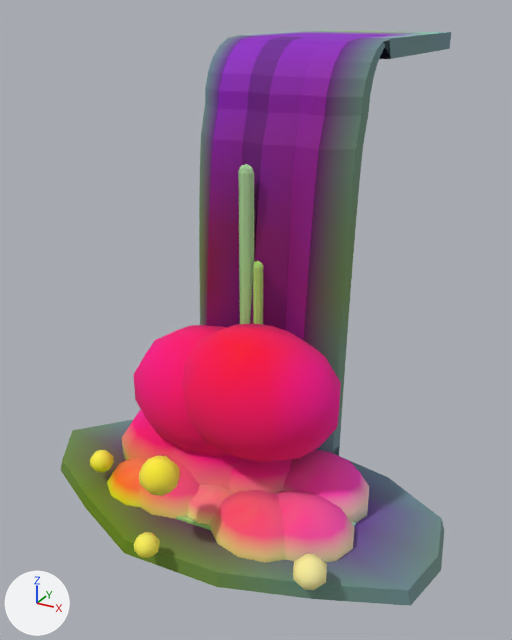
An edit to the glTF model ArtSource/Exports/Environment/Waterfall_Small.glb, drawn before and after from the same camera.
Camera for both pictures: a camera (50 mm lens) standing at (1.72, -3.63, 2.54) and looking at (-0.08, -0.36, 0.9). Every picture has the same lights, and +X, +Y and +Z are marked at lower left. The picture after the commit comes second. Vertices at exactly the same position are counted once.

Script lines for the objects in view, before the commit:
```python
me_waterfall_small = bpy.data.meshes.new('Waterfall_Small')
me_waterfall_small.from_pydata(...)  # 1476 vertices, 2860 faces; spans x -1.26..1.2, y -1.53..1.28, z -0.06..2.4
# faces by material slot: [144, 580, 296, 1552, 288]
me_waterfall_small.materials.append(mat_m_env_water)
me_waterfall_small.materials.append(mat_m_env_waterdeep)
me_waterfall_small.materials.append(mat_m_env_waterlight)
me_waterfall_small.materials.append(mat_m_env_foam)
me_waterfall_small.materials.append(mat_m_env_mist)
ob_waterfall_small = bpy.data.objects.new('Waterfall_Small', me_waterfall_small)
ob_waterfall_small.location = (0.0, 0.0, 0.0)
```
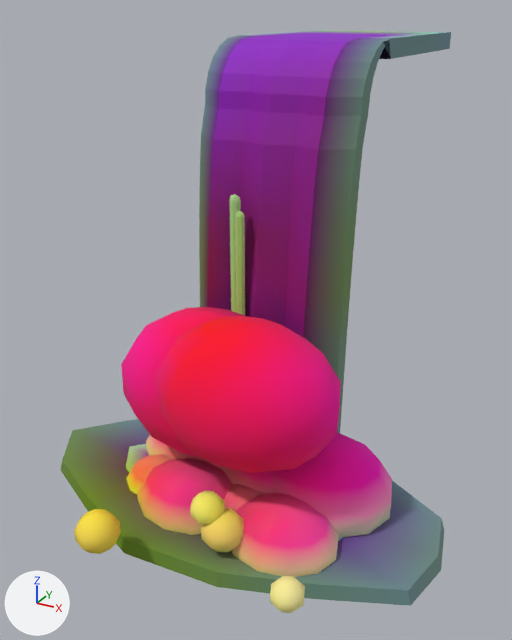
Where the change shows, as pixel boxes (x1, y1, x2, y2) in the pictures (512 x 640 px; the box of a moved part takes in the faces that stretch with it):
'Waterfall_Small', reshaped
    before: (61, 30, 451, 606)
    after: (61, 30, 451, 613)
part 1 of me_waterfall_small, moved or reshaped
    before: (253, 261, 263, 325)
    after: (229, 194, 241, 312)
part 2 of me_waterfall_small, moved or reshaped
    before: (238, 164, 254, 324)
    after: (234, 211, 245, 315)
part 3 of me_waterfall_small, moved or reshaped
    before: (122, 410, 175, 460)
    after: (146, 435, 167, 455)
part 4 of me_waterfall_small, moved or reshaped
    before: (171, 445, 241, 490)
    after: (165, 445, 226, 471)
part 5 of me_waterfall_small, moved or reshaped
    before: (230, 458, 293, 493)
    after: (224, 468, 274, 494)
part 6 of me_waterfall_small, moved or reshaped
    before: (283, 450, 369, 523)
    after: (271, 432, 392, 538)
part 7 of me_waterfall_small, moved or reshaped
    before: (107, 457, 147, 507)
    after: (126, 454, 174, 494)
part 8 of me_waterfall_small, moved or reshaped
    before: (137, 457, 200, 519)
    after: (137, 458, 233, 535)
part 9 of me_waterfall_small, moved or reshaped (not visible afterwards)
    before: (187, 485, 234, 525)
part 10 of me_waterfall_small, moved or reshaped
    before: (209, 490, 286, 563)
    after: (224, 484, 265, 512)
part 11 of me_waterfall_small, moved or reshaped
    before: (276, 490, 355, 563)
    after: (231, 493, 339, 577)
part 12 of me_waterfall_small, moved or reshaped
    before: (139, 456, 180, 496)
    after: (74, 509, 121, 554)
part 13 of me_waterfall_small, moved or reshaped
    before: (134, 532, 160, 558)
    after: (201, 507, 244, 553)
part 14 of me_waterfall_small, moved or reshaped
    before: (293, 554, 327, 590)
    after: (270, 576, 305, 613)
part 15 of me_waterfall_small, moved or reshaped
    before: (90, 450, 114, 472)
    after: (190, 491, 225, 525)
part 16 of me_waterfall_small, moved or reshaped
    before: (133, 325, 230, 456)
    after: (121, 307, 245, 458)
part 17 of me_waterfall_small, moved or reshaped
    before: (181, 323, 341, 462)
    after: (155, 316, 341, 473)
part 18 of me_waterfall_small, moved or reshaped
    before: (207, 31, 393, 456)
    after: (207, 31, 393, 433)
part 19 of me_waterfall_small, recoloured
    before: (86, 141, 418, 599)
    after: (74, 141, 418, 613)
part 20 of me_waterfall_small, recoloured
    before: (238, 36, 303, 324)
    after: (241, 36, 303, 317)

Patch to the scene script:
```diff
--- a/ArtSource/Exports/Environment/Waterfall_Small.glb.py
+++ b/ArtSource/Exports/Environment/Waterfall_Small.glb.py
@@ me_waterfall_small @@
-me_waterfall_small.from_pydata(...)  # 1476 vertices, 2860 faces; spans x -1.26..1.2, y -1.53..1.28, z -0.06..2.4
+me_waterfall_small.from_pydata(...)  # 1476 vertices, 2860 faces; spans x -1.26..1.2, y -1.67..1.28, z -0.06..2.4
+# me_waterfall_small part 1: the loose piece of 52 vertices spanning x 0.0..0.06, y -0.56..-0.53, z 0.44..1.33 is scaled about its middle by (1.09, 1.08, 1.08), then moved by (-0.15, 0.02, 0.3)
+# me_waterfall_small part 2: the loose piece of 52 vertices spanning x -0.09..-0.01, y -0.54..-0.5, z 0.38..1.82 is scaled about its middle by (0.682, 0.665, 0.675), then moved by (-0.04, -0.01, -0.01)
+# me_waterfall_small part 3: the loose piece of 74 vertices spanning x -0.81..-0.04, y -0.97..-0.32, z 0.03..0.38 is scaled about its middle by 0.708, then moved by (0.01, 0.04, -0.06)
+# me_waterfall_small part 4: the loose piece of 74 vertices spanning x -0.54..0.28, y -0.99..-0.31, z 0.04..0.4 is moved by (-0.07, 0.1, 0.0)
+# me_waterfall_small part 5: the loose piece of 74 vertices spanning x -0.28..0.43, y -0.95..-0.36, z 0.03..0.35 is moved by (0.14, 0.02, 0.0)
+# me_waterfall_small part 6: the loose piece of 74 vertices spanning x 0.15..0.75, y -0.87..-0.37, z 0.03..0.3 is scaled about its middle by 1.37, then moved by (0.0, 0.02, 0.06)
+# me_waterfall_small part 7: the loose piece of 74 vertices spanning x -0.69..-0.22, y -1.18..-0.79, z -0.03..0.18 is scaled about its middle by 0.967, then moved by (0.07, 0.08, 0.0)
+# me_waterfall_small part 8: the loose piece of 74 vertices spanning x -0.56..0.01, y -1.18..-0.71, z -0.02..0.23 is scaled about its middle by 1.1, then moved by (0.13, -0.04, 0.02)
+# me_waterfall_small part 9: the loose piece of 74 vertices spanning x -0.23..0.23, y -1.13..-0.75, z -0.03..0.18 is scaled about its middle by 0.961, then moved by (0.03, 0.0, 0.0)
+# me_waterfall_small part 10: the loose piece of 74 vertices spanning x 0.02..0.57, y -1.23..-0.77, z -0.03..0.22 is scaled about its middle by 0.926, then moved by (-0.1, 0.06, -0.01)
+# me_waterfall_small part 11: the loose piece of 74 vertices spanning x 0.22..0.78, y -1.14..-0.67, z -0.02..0.23 is scaled about its middle by 1.08, then moved by (-0.07, -0.11, 0.01)
+# me_waterfall_small part 12: the loose piece of 34 vertices spanning x -0.18..0.02, y -1.43..-1.23, z 0.35..0.54 is scaled about its middle by 1.1, then moved by (-0.22, -0.23, -0.26)
+# me_waterfall_small part 13: the loose piece of 34 vertices spanning x -0.15..-0.02, y -1.53..-1.4, z 0.06..0.18 is scaled about its middle by 1.8, then moved by (0.28, 0.26, 0.02)
+# me_waterfall_small part 14: the loose piece of 34 vertices spanning x 0.62..0.78, y -1.33..-1.17, z 0.05..0.2 is moved by (-0.03, -0.17, -0.01)
+# me_waterfall_small part 15: the loose piece of 34 vertices spanning x -0.77..-0.64, y -1.12..-0.99, z 0.09..0.21 is scaled about its middle by 1.35, then moved by (0.82, -0.15, 0.09)
+# me_waterfall_small part 16: the loose piece of 74 vertices spanning x -0.68..0.26, y -1.0..-0.28, z 0.18..0.92 is scaled about its middle by 1.13, then moved by (0.04, -0.06, 0.09)
+# me_waterfall_small part 17: the loose piece of 74 vertices spanning x -0.33..0.59, y -1.07..-0.36, z 0.3..1.03 is scaled about its middle by 1.09, then moved by (0.02, -0.15, 0.07)
+# me_waterfall_small part 18: 120 of 1476 vertices moved; they spanned x -0.45..0.45, y -0.63..1.18, z 0.01..2.4 and now span x -0.45..0.45, y -0.6..1.18, z 0.05..2.4; mean shift (0.0, 0.0, 0.0); largest move (-0.3, -0.5, 0.35) -> (-0.3, -0.5, 0.1)
+# me_waterfall_small part 19: 2409 kept faces spanning x -1.23..1.17, y -1.67..1.28, z -0.06..2.4 get new vertex colours
+# me_waterfall_small part 20: 40 faces spanning x -0.15..0.0, y -0.6..0.07, z 0.09..2.4 switch from mat_m_env_waterdeep to mat_m_env_water
 me_waterfall_small.materials.append(mat_m_env_waterlight)
```
